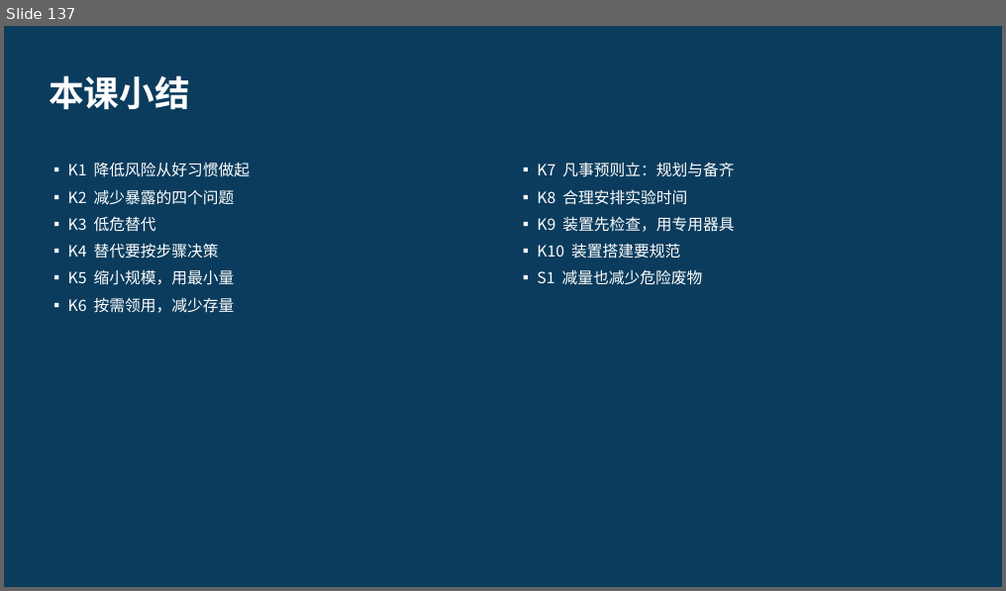
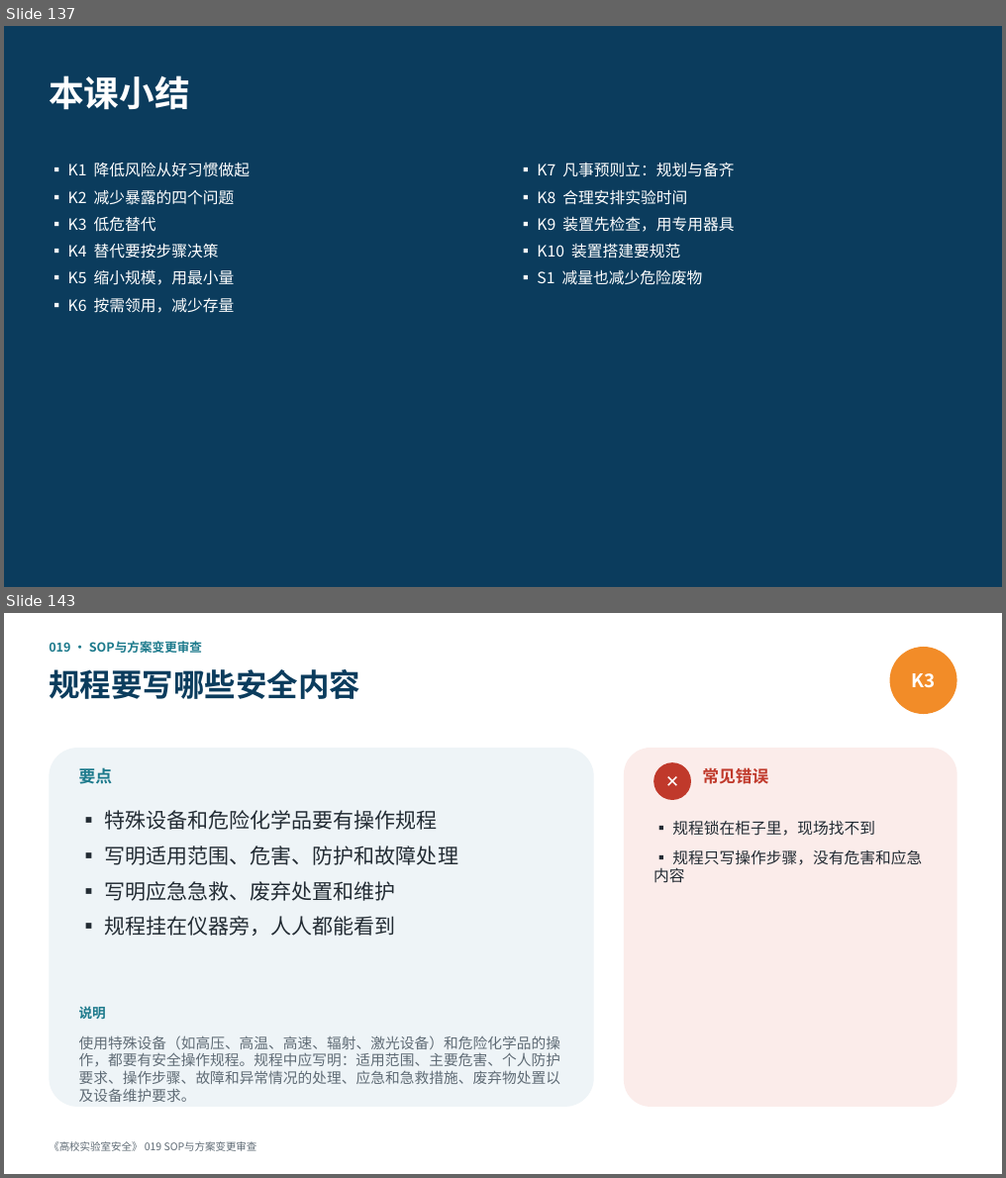
Before and after one commit to hanrongwx-max/videoyoutubo, a slide deck: course/高校实验室安全/课件/第2章_危险源辨识与风险评估.pptx. Shown one above the other, each under a label of ours: slide 137 before the commit, slides 137 and 143 after it; the slides between them are not shown. The pictures are 1006x591 and 1006x1178 pixels, drawn with LibreOffice and Linux fonts; fonts in the diff are those of the drawing. Boxes give left, top, right and bottom in pixels: in the first picture for what was removed or moved away, otherwise in the second. Text is boxed around its words. In the diff, an @@ line names an element or a change of style, - is before the commit and + after.

```diff
--- a/course/高校实验室安全/课件/第2章_危险源辨识与风险评估.pptx
+++ b/course/高校实验室安全/课件/第2章_危险源辨识与风险评估.pptx
@@ slide 143 added at (x1=4, y1=613, x2=1002, y2=1174), background #FFFFFF @@
@@ text added at (x1=49, y1=641, x2=202, y2=653), 12 pt, text #1D7A8C, bold @@
+019 · SOP与方案变更审查
@@ text added at (x1=49, y1=669, x2=360, y2=699), 30 pt, text #0B3C5D, bold @@
+规程要写哪些安全内容
@@ ellipse added at (x1=890, y1=647, x2=957, y2=714), fill #F28C28, 18 pt, text #FFFFFF, bold @@
+K3
@@ rounded rectangle added at (x1=49, y1=748, x2=594, y2=1107), fill #EEF4F7 @@
@@ rounded rectangle added at (x1=624, y1=748, x2=957, y2=1107), fill #FBECEA @@
@@ text added at (x1=79, y1=768, x2=113, y2=784), 16 pt, text #1D7A8C, bold @@
+要点
@@ ellipse added at (x1=653, y1=762, x2=691, y2=800), fill #C0392B, 16 pt, text #FFFFFF, bold @@
+✕
@@ text added at (x1=702, y1=768, x2=768, y2=784), 16 pt, text #C0392B, bold @@
+常见错误
@@ text added at (x1=104, y1=810, x2=458, y2=936), 20 pt, text #222B33 @@
+▪ 特殊设备和危险化学品要有操作规程
+▪ 写明适用范围、危害、防护和故障处理
+▪ 写明应急急救、废弃处置和维护
+▪ 规程挂在仪器旁，人人都能看到
@@ text added at (x1=653, y1=820, x2=922, y2=883), 15 pt, text #222B33 @@
+▪ 规程锁在柜子里，现场找不到
+▪ 规程只写操作步骤，没有危害和应急内容
@@ text added at (x1=79, y1=1007, x2=106, y2=1019), 13 pt, text #1D7A8C, bold @@
+说明
@@ text added at (x1=79, y1=1036, x2=560, y2=1084), 14 pt, text #5F6B75 @@
+使用特殊设备（如高压、高温、高速、辐射、激光设备）和危险化学品的操作，都要有安全操作规程。规程中应写明：适用范围、主要危害、个人防护要求、操作步骤、故障和异常情况的处理、应急和急救措施、废弃物处置以及设备维护要求。
@@ text added at (x1=49, y1=1142, x2=257, y2=1152), 10 pt, text #5F6B75 @@
+《高校实验室安全》 019 SOP与方案变更审查
```
Also in this commit, not shown: 28 other slides added, 3 other files.
